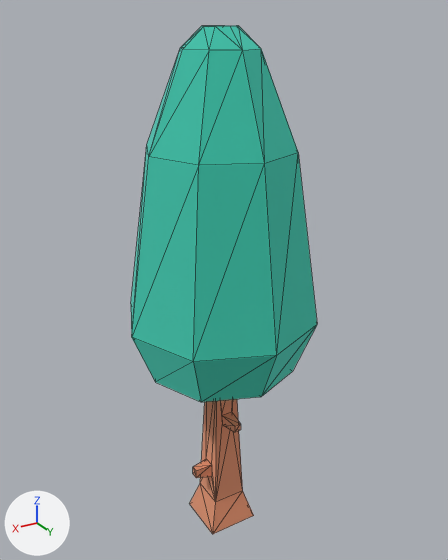
The glTF model public/models/nf2/nature/tree_cone.glb, before and after one commit.
One viewpoint serves both versions: a camera (50 mm lens) standing at (0.784, 1.323, 1.407) and looking at (-0.023, -0.021, 0.735). The axes (+X, +Y, +Z) are drawn at lower left. The lights are the same throughout. The picture after the commit comes second. Mesh edges are drawn as thin lines. Where no turn or scale is listed for an object, it has been applied to the vertices.

In view in the first picture: 'tree_cone'.
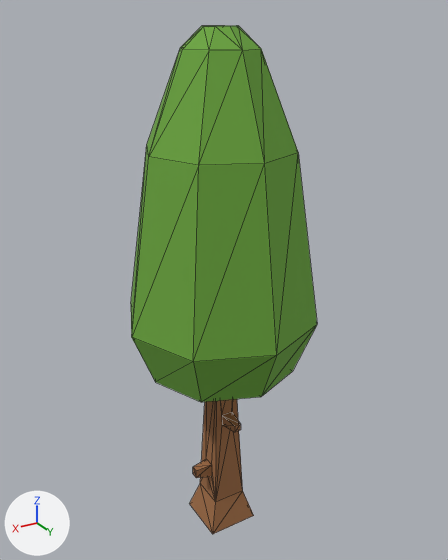
What differs and where, as boxes (x1, y1, x2, y2) in the pictures (448 x 560 px):
```json
{"object": "tree_cone", "change": "recoloured, surface changed", "before": [131, 26, 317, 534], "after": [131, 26, 317, 534], "on screen": "cyan to green"}
```

Scene script edits in JSON lines:
```json
{"op": "set", "path": "mat_woodbark.metallic", "old": "1.0", "new": "0.0"}
{"op": "set", "path": "mat_woodbark.base_color", "old": "(0.886, 0.514, 0.341)", "new": "(0.332, 0.144, 0.0545)", "note": "beige #f2be9e -> brown #9c6a42"}
{"op": "set", "path": "mat_leafsgreen.metallic", "old": "1.0", "new": "0.0"}
{"op": "set", "path": "mat_leafsgreen.base_color", "old": "(0.161, 0.788, 0.671)", "new": "(0.147, 0.381, 0.0452)", "note": "cyan #70e6d6 -> green #6ba63c"}
{"op": "remove", "block": "ob_tmpparent", "code": ["ob_tmpparent = bpy.data.objects.new('tmpParent', None)", "ob_tmpparent.location = (0.0, 0.0, 0.0)"]}
```
